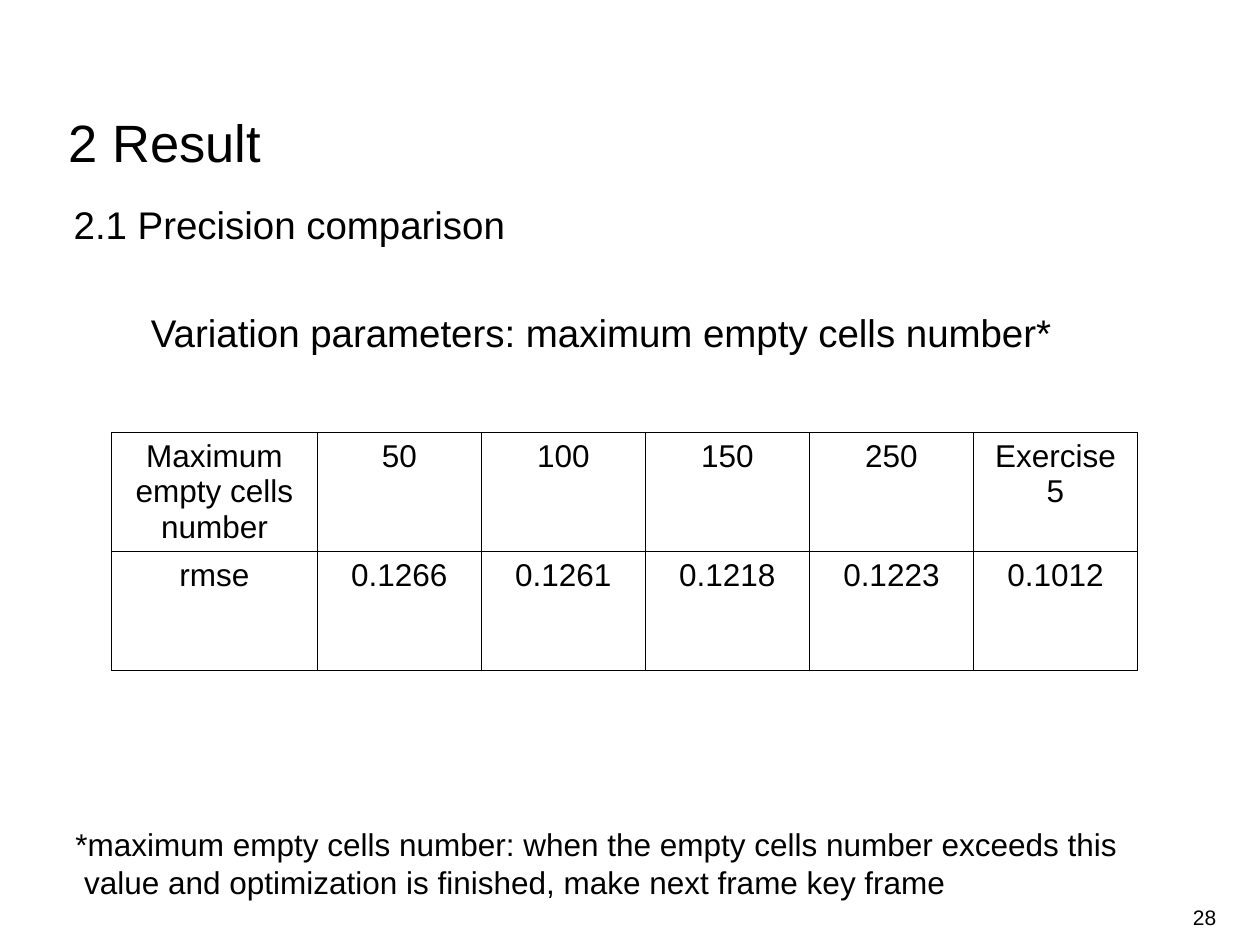
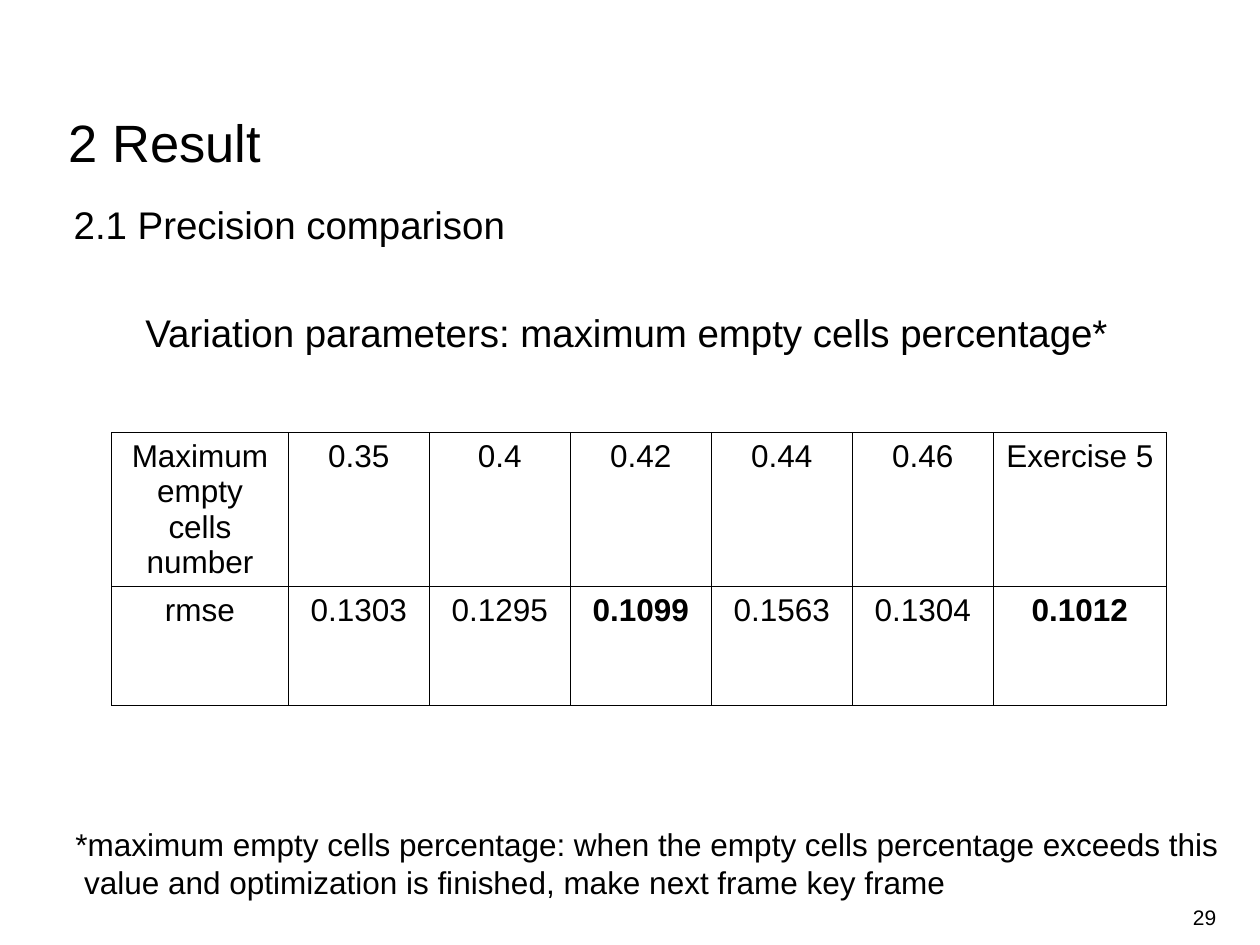
Before and after one commit to Tom-Huang/visual_navigation, a slide deck: slide 29 of Indirect Visual Odometry with Optical Flow.odp (slide 28 before the commit). Drawn at 1260x945 pixels with LibreOffice and Linux fonts; fonts in the diff are those of the drawing; background and template pictures are left out. Boxes give left, top, right and bottom in pixels: in the first picture for what was removed or moved away, otherwise in the second. Text is boxed around its words. In the diff, an @@ line names an element or a change of style, - is before the commit and + after.

Commit message:
refactor: tune parameter

```diff
--- a/Indirect Visual Odometry with Optical Flow.odp
+++ b/Indirect Visual Odometry with Optical Flow.odp
@@ text at bbox=[145, 319, 1107, 354]: text changed @@
-Variation parameters: maximum empty cells number*
+Variation parameters: maximum empty cells percentage*
@@ table at bbox=[112, 432, 1168, 704] @@
-column 2: 50 | 0.1266
-column 3: 100 | 0.1261
-column 4: 150 | 0.1218
-column 5: 250 | 0.1223
+column 2: 0.35 | 0.1303
+column 3: 0.4 | 0.1295
+column 4: 0.42 | 0.1099
+column 5: 0.44 | 0.1563
+column 6: 0.46 | 0.1304
@@ table: place and size @@
-table at bbox=[112, 432, 1137, 669]
+table at bbox=[112, 432, 1168, 704]
@@ text at bbox=[75, 833, 1218, 862]: text changed @@
-*maximum empty cells number: when the empty cells number exceeds this
+*maximum empty cells percentage: when the empty cells percentage exceeds this
@@ page number at bbox=[1193, 910, 1216, 925]: text changed @@
-28
+29
```
Also in this commit, not shown: 8 other slides changed, 13 slides added, 5 slides removed, 6 other files.
